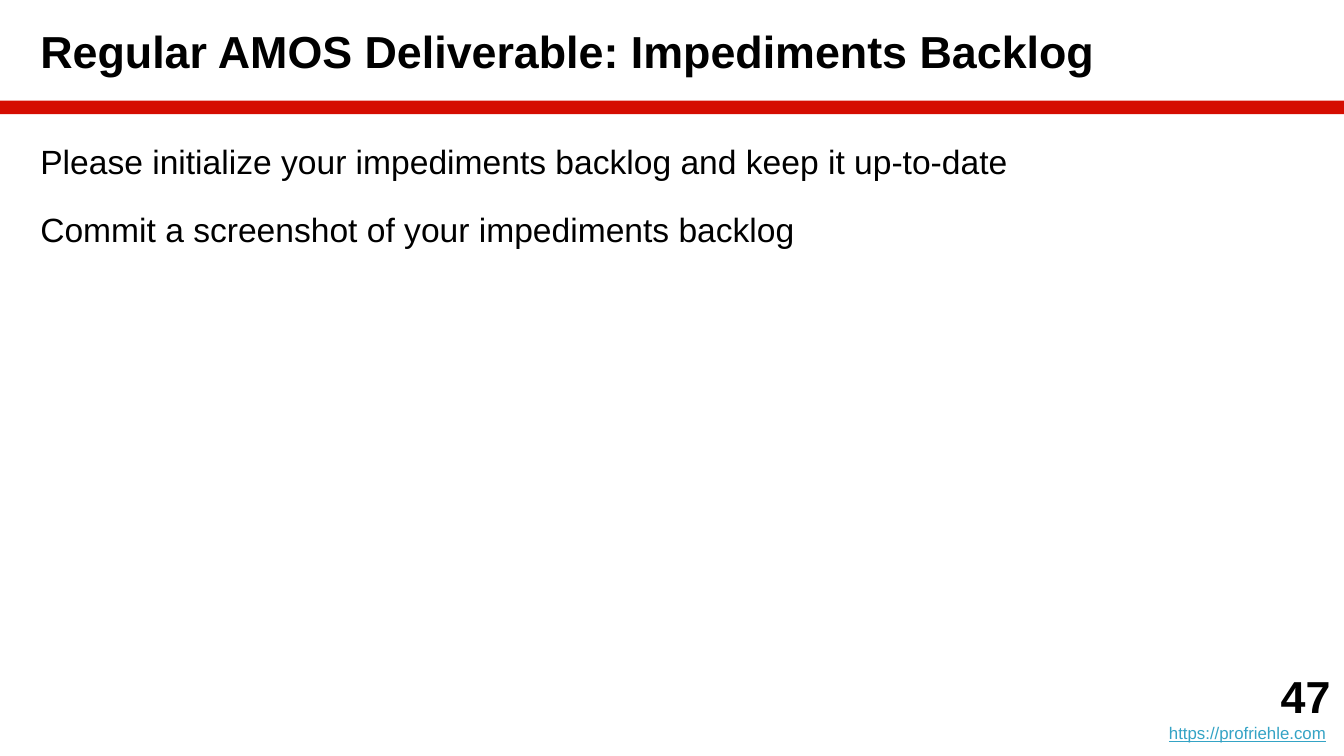
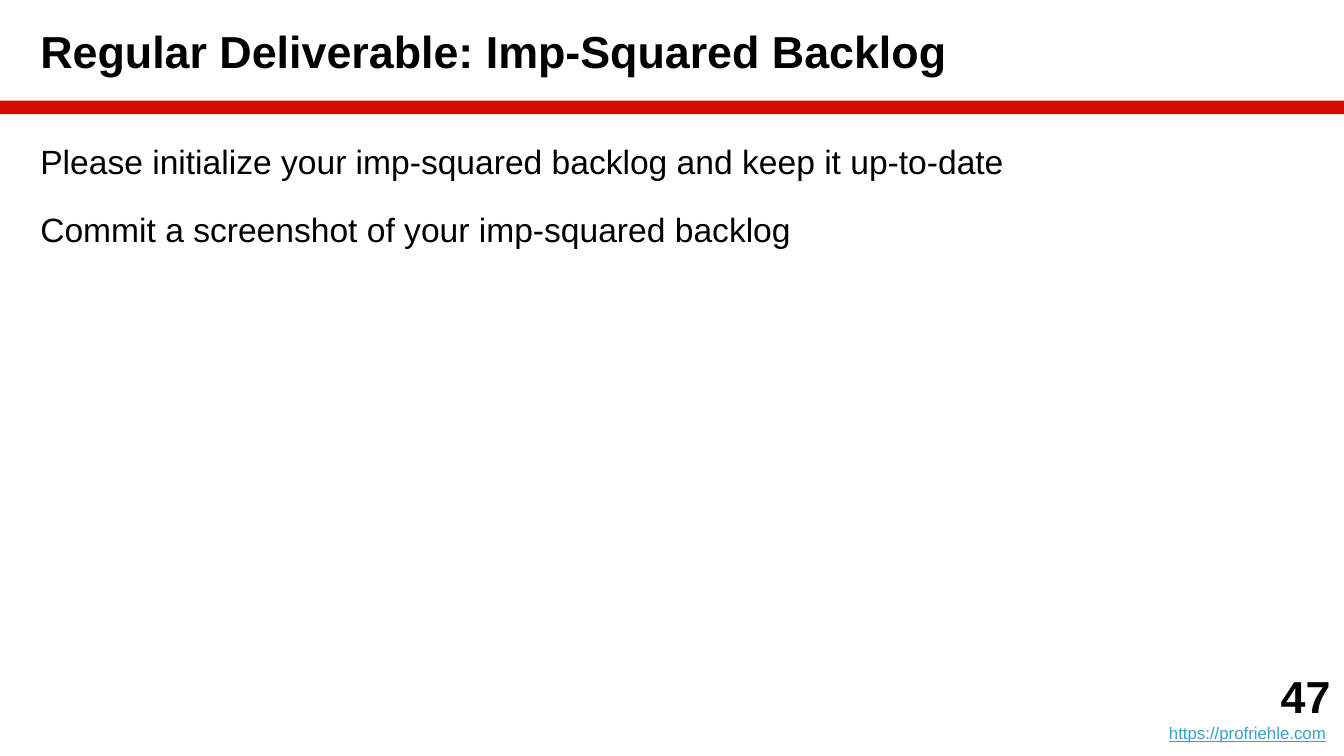
Before and after one commit to dirkriehle/amos-course, a slide deck: slide 47 of Lecture slides/AMOS B01 - Team and Tools.pptx. Drawn at 1344x756 pixels with LibreOffice and Linux fonts; fonts in the diff are those of the drawing. Boxes give left, top, right and bottom in pixels: in the first picture for what was removed or moved away, otherwise in the second. Text is boxed around its words. In the diff, an @@ line names an element or a change of style, - is before the commit and + after.

```diff
--- a/Lecture slides/AMOS B01 - Team and Tools.pptx
+++ b/Lecture slides/AMOS B01 - Team and Tools.pptx
@@ title at (40, 35, 946, 77): text changed @@
-Regular AMOS Deliverable: Impediments Backlog
+Regular Deliverable: Imp-Squared Backlog
@@ text at (40, 149, 1003, 248): text changed @@
-Please initialize your impediments backlog and keep it up-to-date
-Commit a screenshot of your impediments backlog
+Please initialize your imp-squared backlog and keep it up-to-date
+Commit a screenshot of your imp-squared backlog
```
Also in this commit, not shown: 19 other slides changed, 5 other files.
